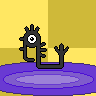
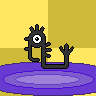
Two versions of the same layered image (w=96, h=96). Layer-by-layer changes:
pixels changed over [19, 24, 74, 69] (layer not identified)